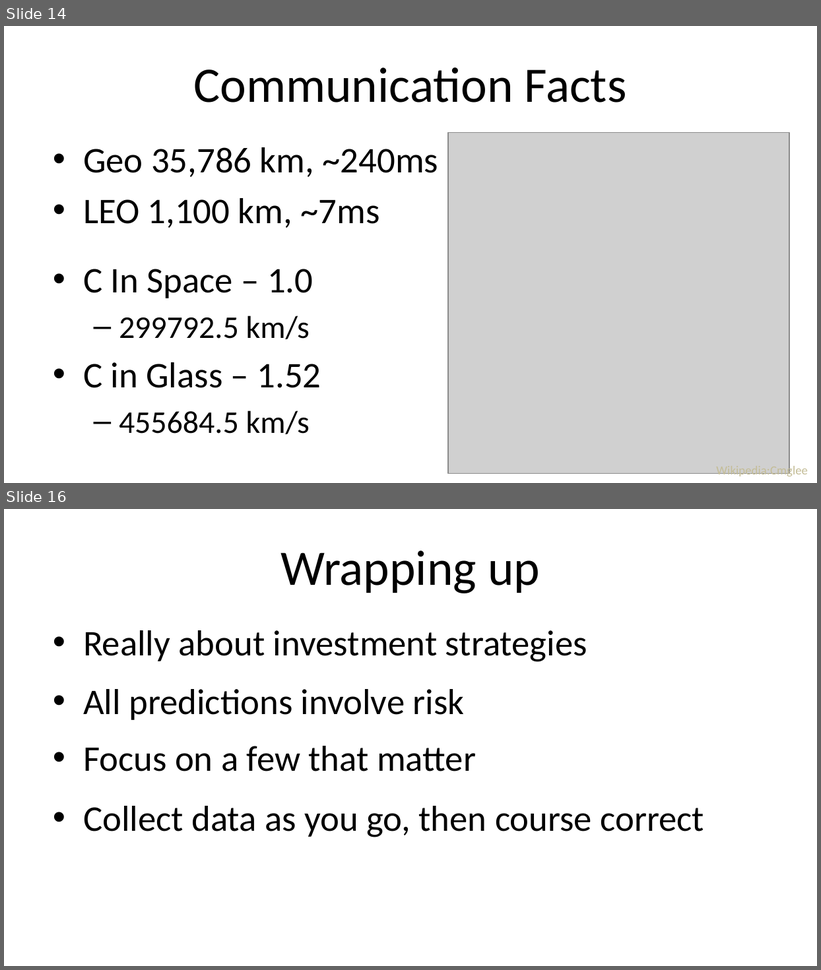
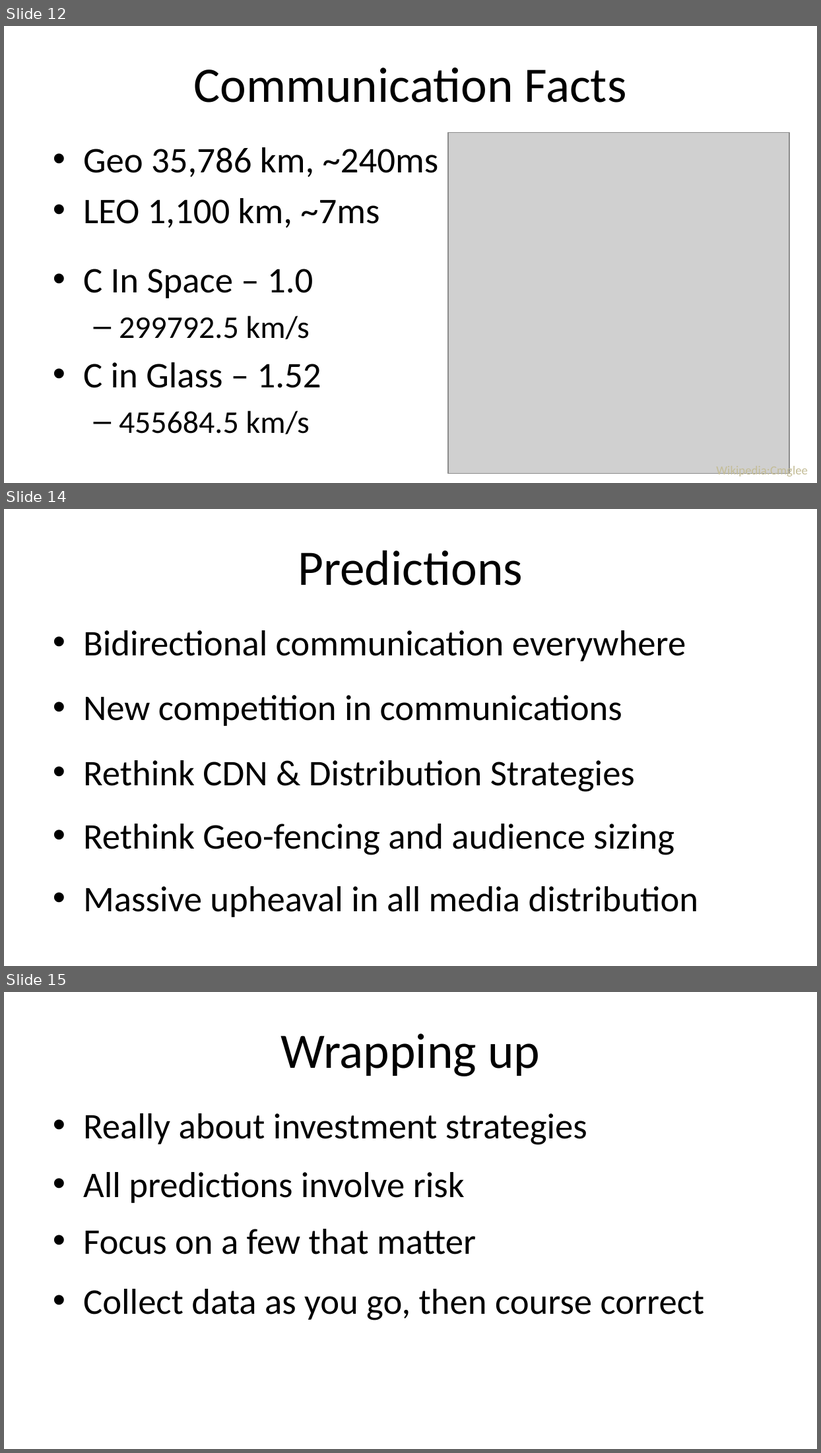
Before and after one commit to boydm/presentations, a slide deck: fmx_2015.16x9.pptx. Shown one above the other, each under a label of ours: slides 14 and 16 before the commit, slides 12, 14 and 15 after it; the slides between them are not shown. The pictures are 821x970 and 821x1453 pixels, drawn with LibreOffice and Linux fonts; fonts in the diff are those of the drawing; grey boxes stand for pictures. Boxes give left, top, right and bottom in pixels: in the first picture for what was removed or moved away, otherwise in the second. Text is boxed around its words. In the diff, an @@ line names an element or a change of style, - is before the commit and + after.

Commit message:
remove content to reduce time and improve prediction slides

```diff
--- a/fmx_2015.16x9.pptx
+++ b/fmx_2015.16x9.pptx
@@ slide 14 added at <box>4,509,817,966</box>, background #FFFFFF @@
@@ title added at <box>298,550,523,586</box>, 44 pt, text #000000 @@
+Predictions
@@ text added at <box>83,630,699,918</box>, 32 pt, text #000000 @@
+• Bidirectional communication everywhere
+• New competition in communications
+• Rethink CDN & Distribution Strategies
+• Rethink Geo-fencing and audience sizing
+• Massive upheaval in all media distribution
@@ what was slide 14 is now slide 12 @@
@@ what was slide 16 is now slide 15 @@
```
Also in this commit, not shown: 3 slides changed, 1 other slide added, 3 slides removed.
